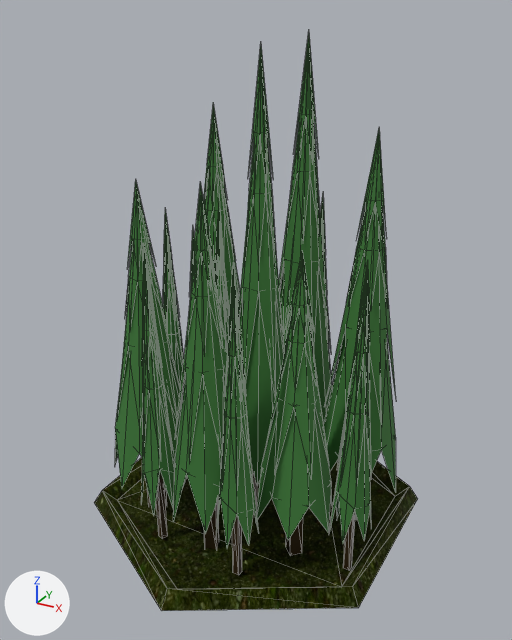
Before and after pictures for a commit that changed the glTF model src/modules/base/assets/forest.glb.
Camera for both pictures: a 50 mm lens placed at (1.72, -3.13, 2.78), pointed at (0.01, -0.02, 1.23). Arrows for +X, +Y and +Z are at lower left; the lights stay in place. The first picture is the older version. Mesh edges are drawn as thin lines. Where no turn or scale is listed for an object, it has been applied to the vertices. Vertices at exactly the same position are counted once.

In view in the first picture: 'HexagonTile.003', 'Tree', 'Tree.001', 'Tree.002', 'Tree.003', 'Tree.004', 'Tree.005', 'Tree.006', 'Tree.007', 'Tree.008', 'Tree.009', 'Tree.011', 'Tree.013', 'Tree.014', 'Tree.033'.
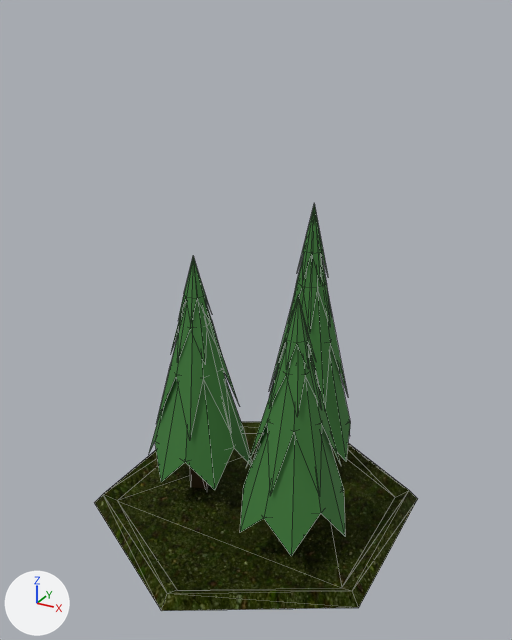
Commit message: Tile updates

Where the newer file only moved an object's origin or applied its transform, the numbers keep the older frame.

Changed parts and their boxes [x1, y1, x2, y2] in the pictures (512 x 640 px):
```json
{"object": "HexagonTile.003", "change": "rescaled", "before": [94, 458, 418, 611], "after": [94, 422, 418, 611]}
{"object": "Tree.005", "change": "moved, rescaled", "before": [323, 130, 396, 519], "after": [240, 296, 345, 556]}
{"object": "Tree.001", "change": "moved, rescaled", "before": [203, 104, 240, 316], "after": [149, 257, 252, 490]}
{"object": "Tree.003", "change": "deleted", "before": [255, 253, 332, 555]}
{"object": "Tree.006", "change": "deleted", "before": [173, 182, 228, 549]}
{"object": "Tree.004", "change": "moved, rescaled", "before": [279, 33, 332, 424], "after": [269, 204, 350, 461]}
{"object": "Tree", "change": "deleted", "before": [238, 45, 285, 506]}
{"object": "Tree.002", "change": "deleted", "before": [115, 180, 183, 510]}
{"object": "Tree.007", "change": "deleted", "before": [329, 263, 371, 570]}
{"object": "Tree.013", "change": "deleted", "before": [216, 264, 259, 575]}
{"object": "Tree.014", "change": "deleted", "before": [141, 247, 175, 539]}
{"object": "Tree.009", "change": "deleted", "before": [163, 210, 184, 400]}
{"object": "Tree.033", "change": "deleted", "before": [215, 209, 229, 353]}
{"object": "Tree.011", "change": "deleted", "before": [320, 196, 329, 347]}
{"object": "Tree.008", "change": "deleted", "before": [189, 231, 194, 295], "on screen": "mostly hidden"}
```

Edits to the scene script, one JSON object a line:
```json
{"block": "me_cube_001", "where": "# used by ob_tree_001; location = (0.0, 11.176, 0.0)"}
{"op": "remove", "block": "me_cube_001", "code": "me_cube_001.from_pydata(...)  # 60 vertices, 100 faces; spans x -0.72..-0.22, y -11.07..-10.59, z -0.05..2.31"}
{"op": "add", "block": "me_cube_001", "code": "me_cube_001.from_pydata(...)  # 60 vertices, 100 faces; spans x -0.71..-0.07, y -11.52..-10.89, z -0.04..1.54"}
{"block": "me_cube_001", "change": "me_cube_001 part 1: the whole mesh is scaled about its middle by (1.31, 1.31, 0.667), then moved by (0.08, -0.38, -0.38)"}
{"block": "me_cube_004", "where": "# used by ob_tree_004; location = (0.0, 11.176, 0.0)"}
{"op": "remove", "block": "me_cube_004", "code": "me_cube_004.from_pydata(...)  # 60 vertices, 100 faces; spans x -0.16..0.29, y -10.96..-10.53, z -0.12..2.69"}
{"op": "add", "block": "me_cube_004", "code": "me_cube_004.from_pydata(...)  # 60 vertices, 100 faces; spans x -0.17..0.43, y -11.03..-10.46, z -0.08..1.79"}
{"block": "me_cube_004", "change": "me_cube_004 part 2: the whole mesh is scaled about its middle by (1.31, 1.31, 0.667), then moved by (0.06, 0.0, -0.43)"}
{"block": "me_cube_005", "where": "# used by ob_tree_005; location = (0.0, 11.176, 0.0)"}
{"op": "remove", "block": "me_cube_005", "code": "me_cube_005.from_pydata(...)  # 60 vertices, 100 faces; spans x 0.32..0.82, y -11.26..-10.8, z -0.05..2.28"}
{"op": "add", "block": "me_cube_005", "code": "me_cube_005.from_pydata(...)  # 60 vertices, 100 faces; spans x 0.01..0.67, y -11.69..-11.09, z -0.04..1.51"}
{"block": "me_cube_005", "change": "me_cube_005 part 3: the whole mesh is scaled about its middle by (1.31, 1.31, 0.667), then moved by (-0.23, -0.36, -0.38)"}
{"op": "remove", "block": "ob_tree", "code": ["ob_tree = bpy.data.objects.new('Tree', me_cube_010)", "ob_tree.location = (0.0, 11.176, 0.0)"]}
{"op": "remove", "block": "ob_tree_002", "code": ["ob_tree_002 = bpy.data.objects.new('Tree.002', me_cube_002)", "ob_tree_002.location = (0.0, 11.176, 0.0)"]}
{"op": "remove", "block": "ob_tree_003", "code": ["ob_tree_003 = bpy.data.objects.new('Tree.003', me_cube_003)", "ob_tree_003.location = (0.0, 11.176, 0.0)"]}
{"op": "remove", "block": "ob_tree_006", "code": ["ob_tree_006 = bpy.data.objects.new('Tree.006', me_cube_006)", "ob_tree_006.location = (0.0, 11.176, 0.0)"]}
{"op": "remove", "block": "ob_tree_007", "code": ["ob_tree_007 = bpy.data.objects.new('Tree.007', me_cube_007)", "ob_tree_007.location = (0.0, 11.176, 0.0)"]}
{"op": "remove", "block": "ob_tree_008", "code": ["ob_tree_008 = bpy.data.objects.new('Tree.008', me_cube_008)", "ob_tree_008.location = (0.0, 11.176, 0.0)"]}
{"op": "remove", "block": "ob_tree_009", "code": ["ob_tree_009 = bpy.data.objects.new('Tree.009', me_cube_009)", "ob_tree_009.location = (0.0, 11.176, 0.0)"]}
{"op": "remove", "block": "ob_tree_011", "code": ["ob_tree_011 = bpy.data.objects.new('Tree.011', me_cube_012)", "ob_tree_011.location = (0.0, 11.176, 0.0)"]}
{"op": "remove", "block": "ob_tree_013", "code": ["ob_tree_013 = bpy.data.objects.new('Tree.013', me_cube_014)", "ob_tree_013.location = (0.0, 11.176, 0.0)"]}
{"op": "remove", "block": "ob_tree_014", "code": ["ob_tree_014 = bpy.data.objects.new('Tree.014', me_cube_015)", "ob_tree_014.location = (0.0, 11.176, 0.0)"]}
{"op": "remove", "block": "ob_tree_033", "code": ["ob_tree_033 = bpy.data.objects.new('Tree.033', me_cube_034)", "ob_tree_033.location = (0.0, 11.176, 0.0)"]}
{"op": "set", "path": "ob_hexagontile_003.scale", "old": "(1.0, 1.0, 3.0)", "new": "(1.0, 1.0, 2.0)"}
```
